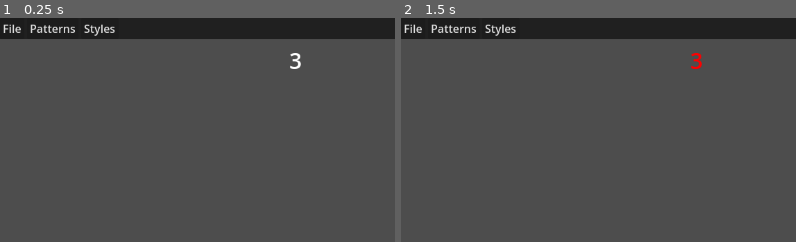
Above: before the commit, frames 1-2 (left to right).
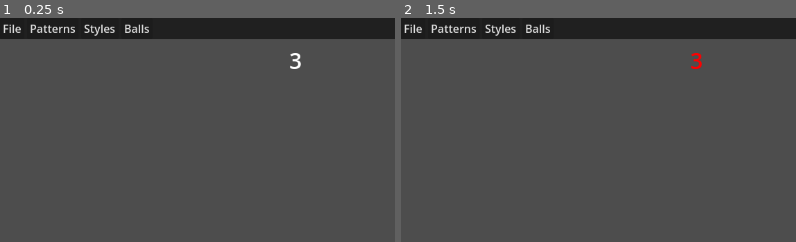
Above: after the commit, the same moments.

Repository: cuboktahedron/Juggor
Game: Godot game, scene res://scenes/game.tscn
Two runs of this game, one before a commit and one after it. Both use one fixed random seed, a clock stepped at 60 frames per second and the inputs below.
Inputs:
- Up to frame 1 (0.25 s): no input
- Up to frame 2 (1.5 s): hold F (lh_right) 0.53-1.28 s; tap Z (lh_throw) at 0.6 s; hold D (lh_down) from 1.28 s (still down); tap X (rh_throw) at 1.35 s
The pictures show only the part of the screen within x 0-50%, y 0-50%; the shares and areas given below are measured in that part.

The runs differ from the first frame. In frame 1, 0.2% of the frame differs, in the area x 31-38%, y 2-7%; in frame 2, 0.2%.

Commit message:
Update setup balls with specify coloring mode

Diff:
--- a/scenes/game.tscn
+++ b/scenes/game.tscn
@@ -7,7 +7,9 @@
 [ext_resource type="Script" path="res://scripts/pause_screen.gd" id="5_4ghfj"]
 [ext_resource type="Script" path="res://scripts/menus/styles.gd" id="5_7ecn4"]
 [ext_resource type="Script" path="res://scripts/change_pattern_form.gd" id="5_yr0dy"]
+[ext_resource type="Script" path="res://scripts/menus/balls.gd" id="6_06jsu"]
 [ext_resource type="Script" path="res://scripts/siteswap_txt.gd" id="6_brx3t"]
+[ext_resource type="Script" path="res://scripts/menus/balls_coloring.gd" id="7_a0dkb"]
 
 [sub_resource type="StyleBoxFlat" id="StyleBoxFlat_3k44b"]
 bg_color = Color(0.12549, 0.12549, 0.12549, 1)
@@ -147,6 +149,21 @@
 item_1/id = 1
 script = ExtResource("5_7ecn4")
 
+[node name="Balls" type="PopupMenu" parent="ControlLayer/MenuBackground/MenuBar"]
+size = Vector2i(198, 100)
+script = ExtResource("6_06jsu")
+
+[node name="Coloring" type="PopupMenu" parent="ControlLayer/MenuBackground/MenuBar/Balls"]
+item_count = 2
+item_0/text = "by pattern"
+item_0/checkable = 1
+item_0/checked = true
+item_0/id = 1000
+item_1/text = "by ball_no"
+item_1/checkable = 1
+item_1/id = 1001
+script = ExtResource("7_a0dkb")
+
 [node name="ChangePatternForm" type="VBoxContainer" parent="ControlLayer"]
 visible = false
 anchors_preset = 8
@@ -201,6 +218,10 @@
 [connection signal="id_pressed" from="ControlLayer/MenuBackground/MenuBar/Patterns" to="ControlLayer/MenuBackground/MenuBar/Patterns" method="_on_id_pressed"]
 [connection signal="change_style" from="ControlLayer/MenuBackground/MenuBar/Styles" to="." method="_on_styles_change_style"]
 [connection signal="id_pressed" from="ControlLayer/MenuBackground/MenuBar/Styles" to="ControlLayer/MenuBackground/MenuBar/Styles" method="_on_id_pressed"]
+[connection signal="ball_coloring_changed" from="ControlLayer/MenuBackground/MenuBar/Balls" to="." method="_on_balls_ball_coloring_changed"]
+[connection signal="id_pressed" from="ControlLayer/MenuBackground/MenuBar/Balls" to="ControlLayer/MenuBackground/MenuBar/Balls" method="_on_id_pressed"]
+[connection signal="coloring_changed" from="ControlLayer/MenuBackground/MenuBar/Balls/Coloring" to="ControlLayer/MenuBackground/MenuBar/Balls" method="_on_coloring_color_changed"]
+[connection signal="id_pressed" from="ControlLayer/MenuBackground/MenuBar/Balls/Coloring" to="ControlLayer/MenuBackground/MenuBar/Balls/Coloring" method="_on_id_pressed"]
 [connection signal="change_pattern" from="ControlLayer/ChangePatternForm" to="." method="_on_patterns_change_pattern"]
 [connection signal="change_pattern" from="ControlLayer/ChangePatternForm" to="ControlLayer/MenuBackground/MenuBar/Patterns" method="_on_change_pattern_form_change_pattern"]
 [connection signal="text_changed" from="ControlLayer/ChangePatternForm/HBox/SiteswapTxt" to="ControlLayer/ChangePatternForm/HBox/SiteswapTxt" method="_on_text_changed"]
--- /dev/null
+++ b/scripts/core.gd
@@ -0,0 +1,6 @@
+class_name Core
+
+enum BallColoring {
+	BY_PATTERN,
+	BY_BALL_NO,
+}
--- a/scripts/game.gd
+++ b/scripts/game.gd
@@ -17,6 +17,7 @@
 	env.tempo = 0.5
 	env.patterns = [3]
 	env.style = ThrowDefinitions.Default
+	env.ball_coloring = Core.BallColoring.BY_PATTERN
 
 	_reset_play_field()
 
@@ -31,7 +32,7 @@
 	add_child(current_play_field)
 
 	var hands = ThrowDefinitions.Defs[env.style]
-	current_play_field.setup(hands, env.patterns)
+	current_play_field.setup(hands, env)
 
 
 func _on_play_field_auto_zoomed(zoom: float):
@@ -66,3 +67,8 @@
 func _on_styles_change_style(style):
 	env.style = style
 	_reset_play_field()
+
+
+func _on_balls_ball_coloring_changed(coloring):
+	env.ball_coloring = coloring
+	_reset_play_field()
--- a/scripts/hand.gd
+++ b/scripts/hand.gd
@@ -69,7 +69,7 @@
 	ball.life_time = actual_time - 0.05
 	ball.freeze = false
 	ball.apply_impulse(impulse)
-	ball.set_color_by_pattern(pattern)
+#	ball.set_color_by_pattern(pattern)
 
 	var catcher = Catcher.instantiate()
 	catcher.position = Vector2.ZERO
--- /dev/null
+++ b/scripts/menus/balls.gd
@@ -0,0 +1,17 @@
+extends PopupMenu
+
+signal ball_coloring_changed(coloring: Core.BallColoring)
+
+const MENU_ID_COLORING_BY_PATTERN = 1000
+const MENU_ID_COLORING_BY_BALL_NO = 1001
+
+@onready var coloring = $Coloring
+
+
+func _ready():
+	add_submenu_item("coloring", coloring.name)
+	coloring.coloring_changed.connect(_on_coloring_color_changed)
+
+
+func _on_coloring_color_changed(coloring: Core.BallColoring):
+	ball_coloring_changed.emit(coloring)
--- /dev/null
+++ b/scripts/menus/balls_coloring.gd
@@ -0,0 +1,19 @@
+extends PopupMenu
+
+signal coloring_changed(coloring: Core.BallColoring)
+
+const MENU_ID_COLORING_BY_PATTERN = 1000
+const MENU_ID_COLORING_BY_BALL_NO = 1001
+
+
+func _on_id_pressed(id):
+	for i in item_count:
+		set_item_checked(i, false)
+	set_item_checked(get_item_index(id), true)
+
+	if id == MENU_ID_COLORING_BY_PATTERN:
+		coloring_changed.emit(Core.BallColoring.BY_PATTERN)
+		pass
+	elif id == MENU_ID_COLORING_BY_BALL_NO:
+		coloring_changed.emit(Core.BallColoring.BY_BALL_NO)
+		pass
--- a/scripts/play_field.gd
+++ b/scripts/play_field.gd
@@ -42,10 +42,14 @@
 #		_throw(1, 7)
 
 
-func setup(hands: Array, patterns: Array):
+func setup(hands: Array, env: Dictionary):
+	var patterns = env.patterns
+	var ball_colors = Ball.BASE_COLORS
+	var ball_coloring = env.ball_coloring
+
 	_setup_hands(hands)
 	_setup_patterns(patterns)
-	_setup_balls(patterns)
+	_setup_balls(patterns, ball_colors, ball_coloring)
 
 
 func change_zoom(zoom: float):
@@ -89,7 +93,11 @@
 	auto_zoomed.emit(zoom)
 
 
-func _setup_balls(patterns: Array):
+func _setup_balls(
+	patterns: Array,
+	ball_colors: Array,
+	ball_coloring: Core.BallColoring):
+
 	var rest_ball = _calc_ball_num(patterns)
 	print("rest_ball: %d" % rest_ball)
 
@@ -123,8 +131,16 @@
 				active_balls[i].push_back(0)
 
 			if pattern != 0 and ball_nums[hand_no] == 0:
-				_hands[hand_no].add_ball(
-					Ball.BASE_COLORS[pattern % Ball.BASE_COLORS.size()], ball_no)
+				if ball_coloring == Core.BallColoring.BY_BALL_NO:
+					if ball_colors.size() > ball_no:
+						_hands[hand_no].add_ball(ball_colors[ball_no], ball_no)
+					else:
+						_hands[hand_no].add_ball(
+							Ball.BASE_COLORS[pattern % Ball.BASE_COLORS.size()], ball_no)
+				else:
+					_hands[hand_no].add_ball(
+						Ball.BASE_COLORS[pattern % Ball.BASE_COLORS.size()], ball_no)
+
 				ball_no += 1
 				rest_ball -= 1
 				if pattern % 2 == 0:
Not shown: 1 places in scenes/game.tscn that only renumber resources
